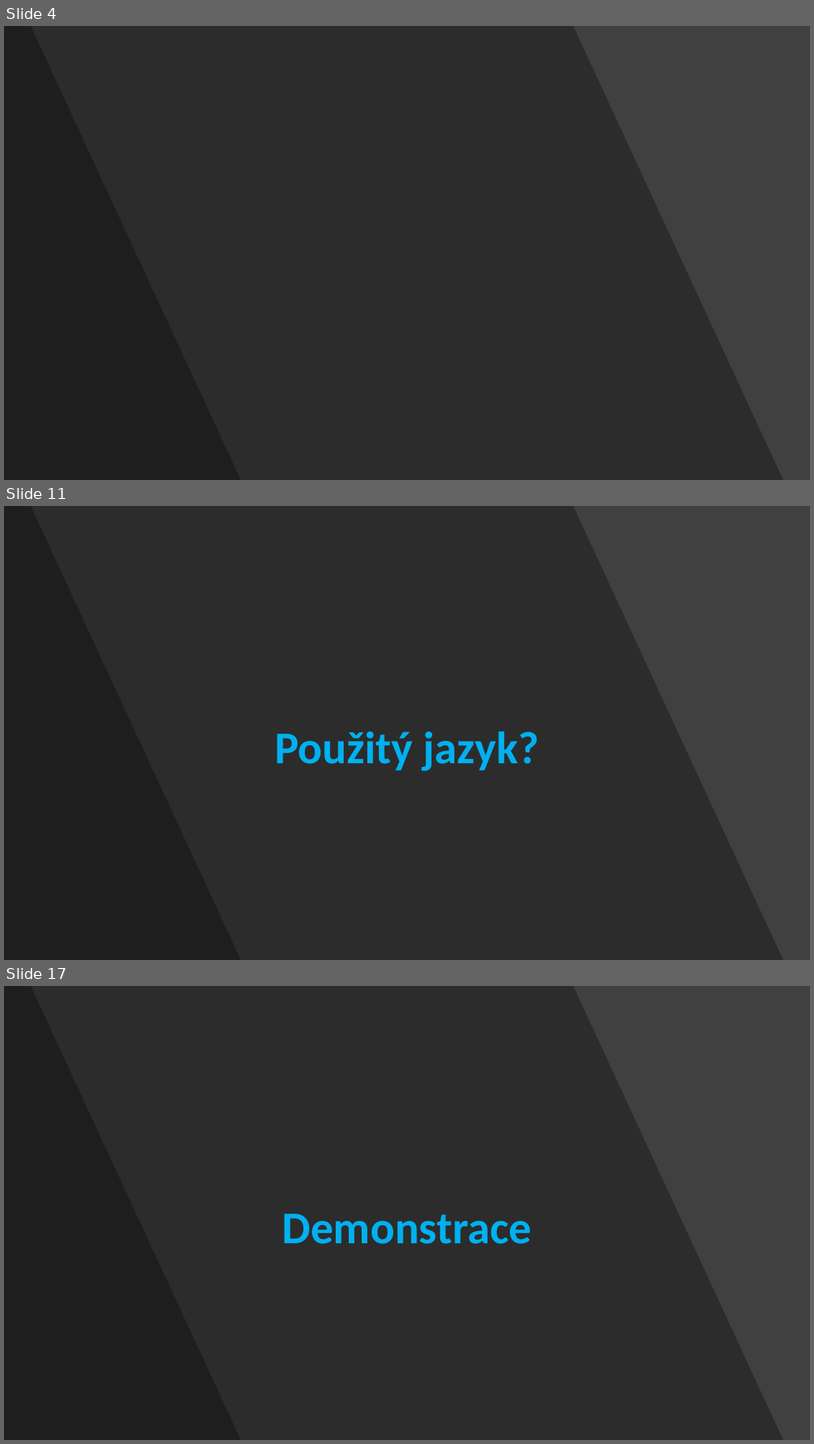
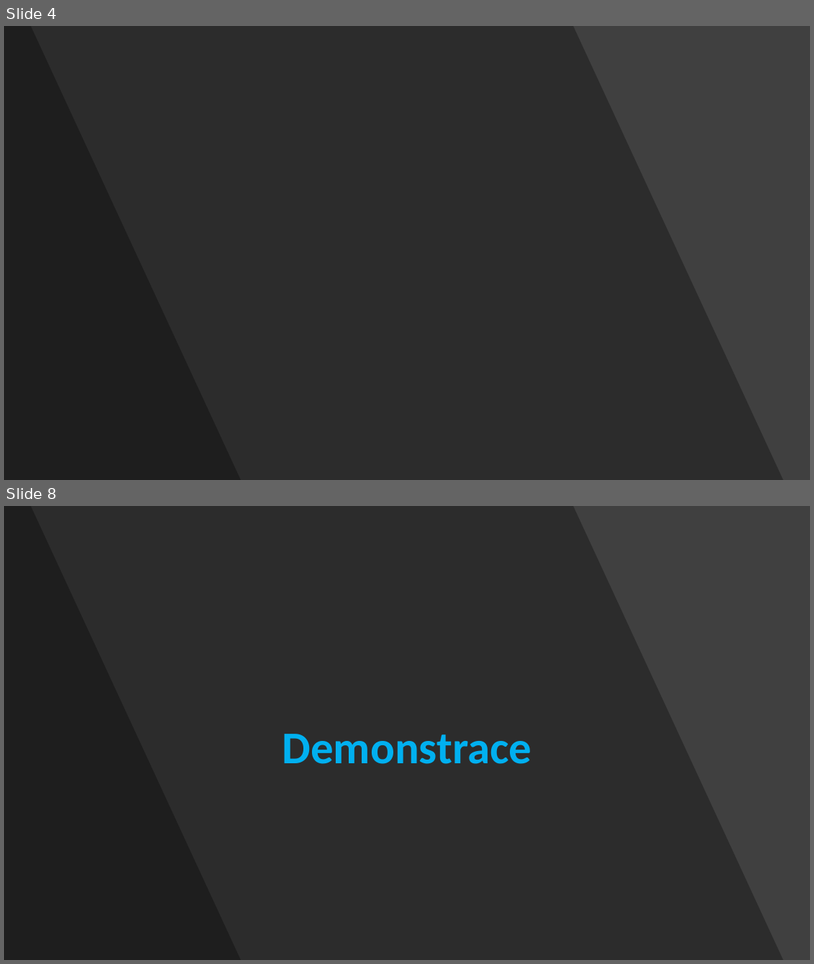
Before and after one commit to Fortex365/DiscordBot, a slide deck: Bot na platformě Discord.pptx. Shown one above the other, each under a label of ours: slides 4, 11 and 17 before the commit, slides 4 and 8 after it; the slides between them are not shown. The pictures are 814x1444 and 814x964 pixels, drawn with LibreOffice and Linux fonts; fonts in the diff are those of the drawing; background and template pictures are left out. Boxes give left, top, right and bottom in pixels: in the first picture for what was removed or moved away, otherwise in the second. Text is boxed around its words. In the diff, an @@ line names an element or a change of style, - is before the commit and + after.

```diff
--- a/Bot na platformě Discord.pptx
+++ b/Bot na platformě Discord.pptx
@@ slide 11 removed at [4, 506, 810, 960], background #404040 @@
@@ freeform shape removed at [4, 506, 784, 960] @@
@@ freeform shape removed at [4, 506, 241, 960] @@
@@ title removed at [275, 731, 540, 771] @@
-Použitý jazyk?
@@ what was slide 17 is now slide 8 @@
```
Also in this commit, not shown: 9 slides changed, 6 slides added, 7 other slides removed, 1 other file.
